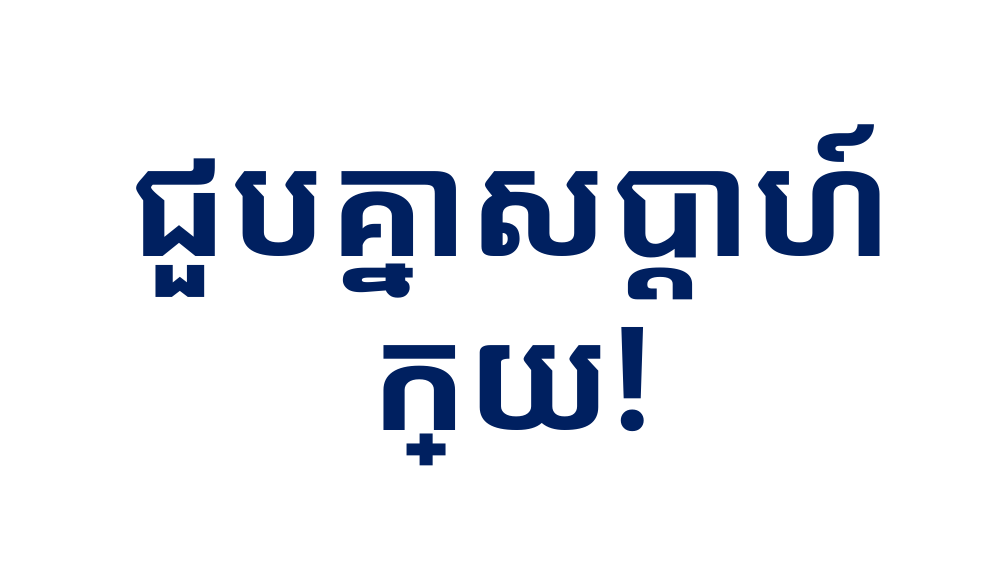
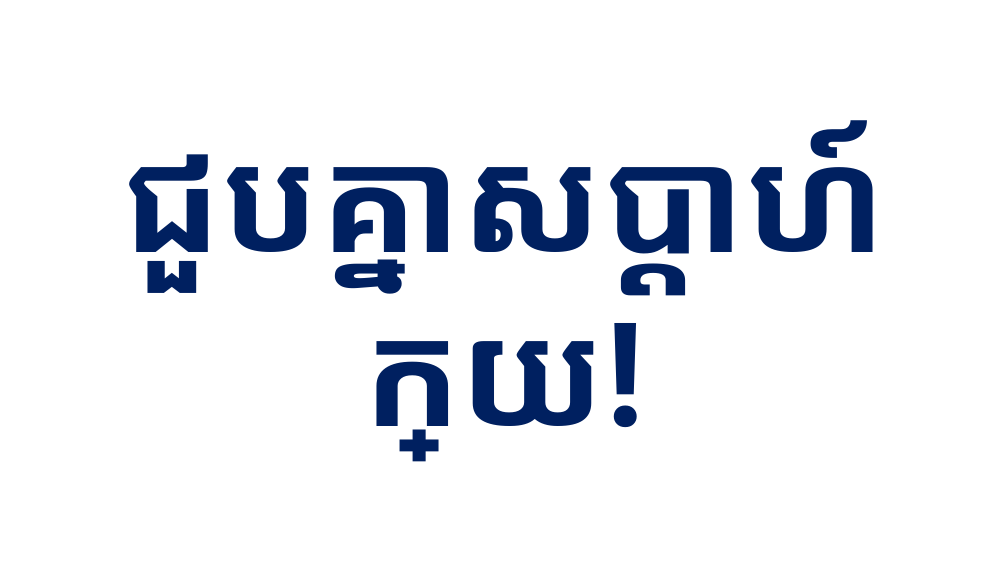
Before and after one commit to LykheangPeng/KHWebDesign101, a slide deck: slide 13 of Slide/Web Design 8.pptx. Drawn at 1008x567 pixels with LibreOffice and Linux fonts; fonts in the diff are those of the drawing. Boxes give left, top, right and bottom in pixels: in the first picture for what was removed or moved away, otherwise in the second. Text is boxed around its words. In the diff, an @@ line names an element or a change of style, - is before the commit and + after.

```diff
--- a/Slide/Web Design 8.pptx
+++ b/Slide/Web Design 8.pptx
@@ text "ជួបគ្នាសប្ដាហ៍ក្រោយ!": place and size @@
-text "ជួបគ្នាសប្ដាហ៍ក្រោយ!" at (129, 124, 890, 466)
+text "ជួបគ្នាសប្ដាហ៍ក្រោយ!" at (122, 120, 882, 462)
```
Also in this commit, not shown: 28 other files.
